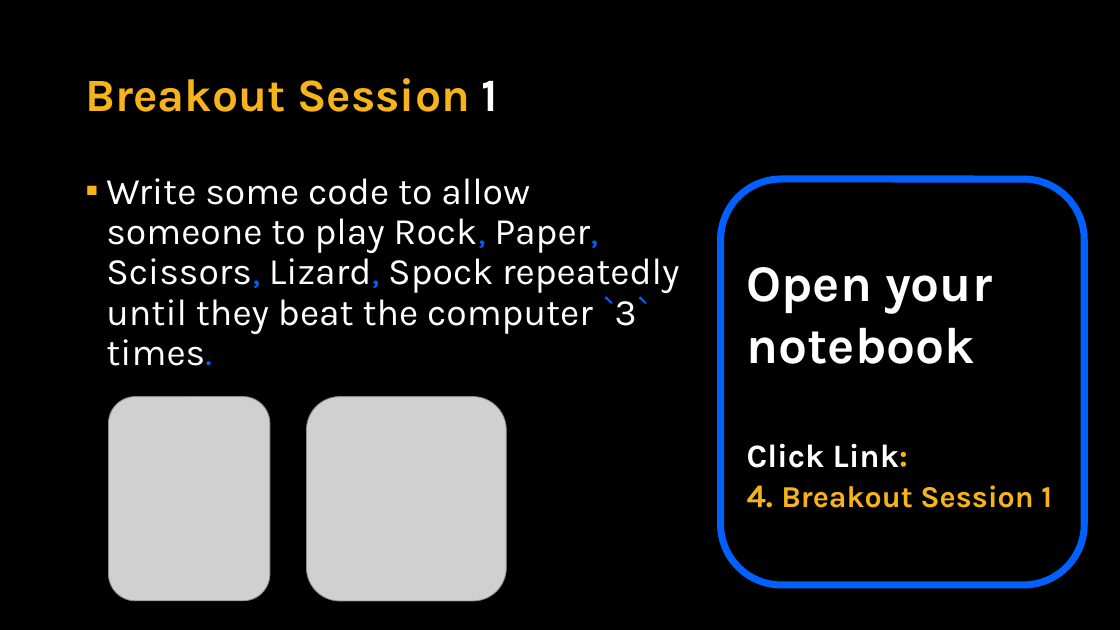
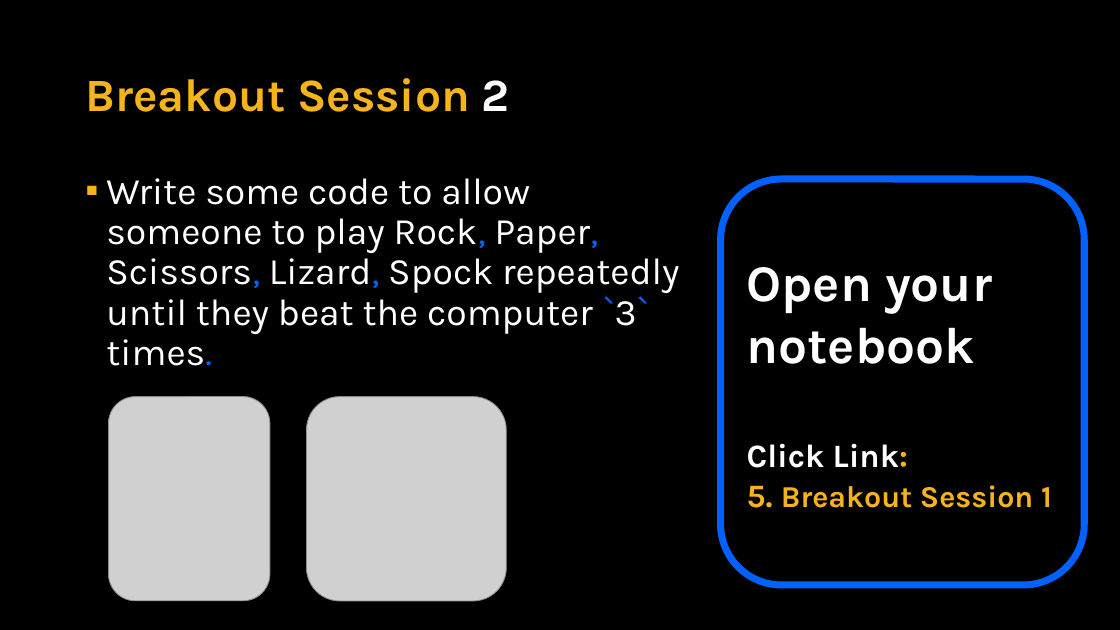
Before and after one commit to APS106/APS106-winter-2025-kinsella-goodfellow, a slide deck: slide 10 of lectures/week4/lecture2/slides/week4_lecture2.pptx (slide 9 before the commit). Drawn at 1120x630 pixels with LibreOffice and Linux fonts; fonts in the diff are those of the drawing; grey boxes stand for pictures; background and template pictures are left out. Boxes give left, top, right and bottom in pixels: in the first picture for what was removed or moved away, otherwise in the second. Text is boxed around its words. In the diff, an @@ line names an element or a change of style, - is before the commit and + after.

```diff
--- a/lectures/week4/lecture2/slides/week4_lecture2.pptx
+++ b/lectures/week4/lecture2/slides/week4_lecture2.pptx
@@ title at [85,78,510,112]: text changed @@
-Breakout Session 1
+Breakout Session 2
@@ text in rounded rectangle at [747,485,1052,508]: text changed @@
-4. Breakout Session 1
+5. Breakout Session 1
```
Also in this commit, not shown: 4 other slides changed, 1 slide added, 1 slide removed, 6 other files.
